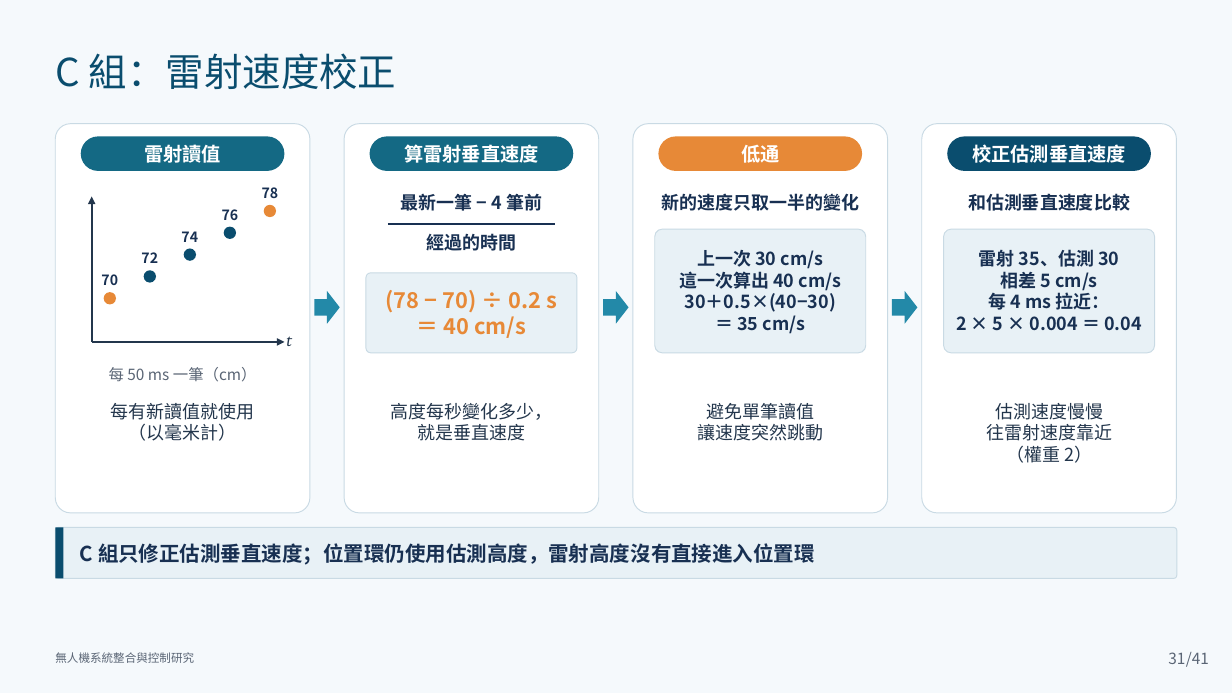
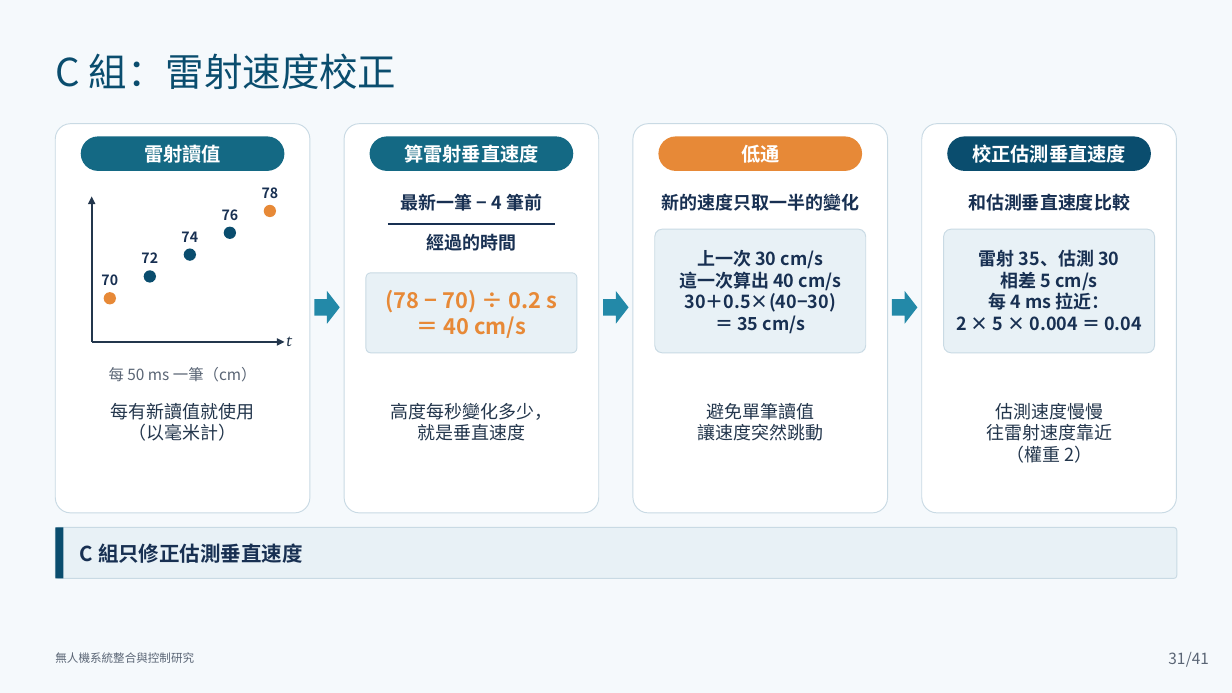
Before and after one commit to lingken1028/-, a slide deck: slide 31 of 無人機系統整合與控制研究_口試簡報 2.pptx. Drawn at 1232x693 pixels with LibreOffice and Linux fonts; fonts in the diff are those of the drawing. Boxes give left, top, right and bottom in pixels: in the first picture for what was removed or moved away, otherwise in the second. Text is boxed around its words. In the diff, an @@ line names an element or a change of style, - is before the commit and + after.

```diff
--- a/無人機系統整合與控制研究_口試簡報 2.pptx
+++ b/無人機系統整合與控制研究_口試簡報 2.pptx
@@ text at bbox=[80, 543, 303, 563]: text changed @@
-C 組只修正估測垂直速度；位置環仍使用估測高度，雷射高度沒有直接進入位置環
+C 組只修正估測垂直速度
```
Also in this commit, not shown: 11 other slides changed.
